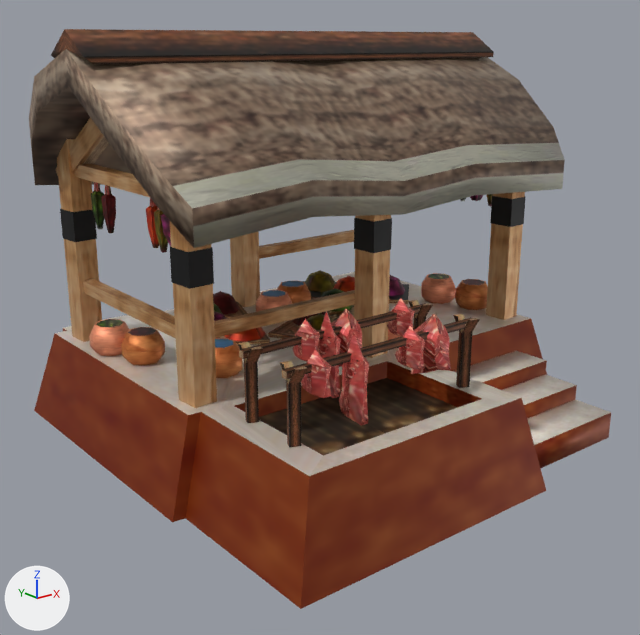
What one commit did to the COLLADA model art/meshes/structural/maya_protoclassic/farmstead_1.dae.
Both versions are drawn from a 50 mm lens placed at (-14.29, -17.99, 8.93), pointed at (-0.36, -0.57, 1.96). The lights are fixed; the arrows at lower left show +X, +Y and +Z. Where no turn or scale is listed for an object, it has been applied to the vertices.

The older version as bpy lines, for what is in view:
```python
me_cubo_363 = bpy.data.meshes.new('Cubo.363')
me_cubo_363.from_pydata(...)  # 1426 vertices, 2267 faces; spans x -7.12..5.72, y -7.48..6.22, z -1.28..8.83
me_cubo_363.materials.append(mat_texturas_mayas__finalizadas)  # picture img_maya_protoclassic_struct_png
ob_farm_1 = bpy.data.objects.new('farm_1', me_cubo_363)
ob_farm_1.location = (0.81, 0.53, 0.32)
```
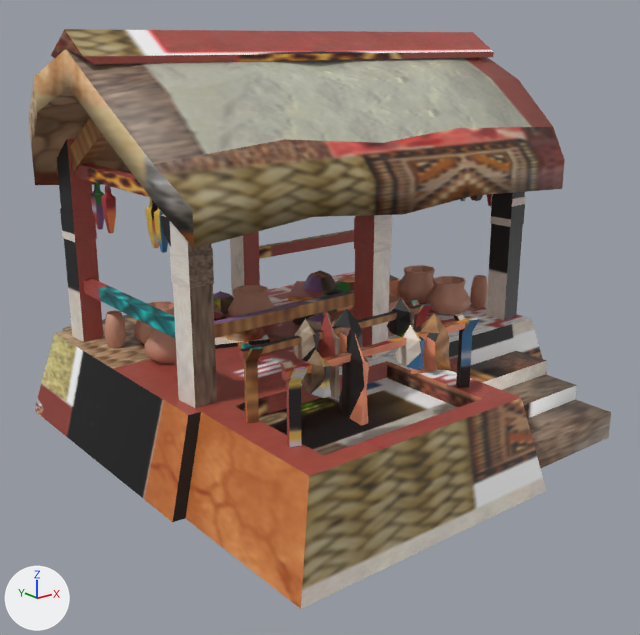
The change, as a list of edits to the scene's bpy script:
```text
Add mat_material_001_002:
    mat_material_001_002 = principled_material('Material_001.002')
    mat_material_001_002.texture = img_maya_protoclassic_struct_png
Change me_cubo_363:
    used by ob_farm_1; location = (0.81, 0.53, 0.32)
    remove me_cubo_363.from_pydata(...)  # 1426 vertices, 2267 faces; spans x -7.12..5.72, y -7.48..6.22, z -1.28..8.83
    remove me_cubo_363.materials.append(mat_texturas_mayas__finalizadas)  # picture img_maya_protoclassic_struct_png
    add me_cubo_363.from_pydata(...)  # 1538 vertices, 2478 faces; spans x -7.12..5.72, y -7.48..6.22, z -1.28..8.83
    me_cubo_363 part 1: a new loose piece of 57 vertices spanning x 2.79..4.08, y -1.93..-0.8, z 1.01..1.96, in mat_material_001_002 (picture img_maya_protoclassic_struct_png)
    me_cubo_363 part 2: a new loose piece of 57 vertices spanning x -0.04..1.25, y -2.18..-1.04, z 1.01..1.96, in mat_material_001_002 (picture img_maya_protoclassic_struct_png)
    me_cubo_363 part 3: a new loose piece of 57 vertices spanning x 3.02..4.31, y -0.47..0.67, z 1.01..1.96, in mat_material_001_002 (picture img_maya_protoclassic_struct_png)
    me_cubo_363 part 4: a new loose piece of 57 vertices spanning x -5.13..-3.86, y 0.97..2.11, z 1.01..1.96, in mat_material_001_002 (picture img_maya_protoclassic_struct_png)
    me_cubo_363 part 5: a new loose piece of 57 vertices spanning x -2.29..-1.03, y 0.83..1.96, z 1.01..1.96, in mat_material_001_002 (picture img_maya_protoclassic_struct_png)
    me_cubo_363 part 6: a new loose piece of 57 vertices spanning x -5.56..-4.29, y -0.44..0.69, z 1.01..1.96, in mat_material_001_002 (picture img_maya_protoclassic_struct_png)
    me_cubo_363 part 7: a new loose piece of 49 vertices spanning x 4.25..4.84, y -1.83..-1.29, z 0.99..1.91, in mat_material_001_002 (picture img_maya_protoclassic_struct_png)
    me_cubo_363 part 8: a new loose piece of 49 vertices spanning x -5.87..-5.28, y 1.61..2.16, z 0.99..1.91, in mat_material_001_002 (picture img_maya_protoclassic_struct_png)
    me_cubo_363 part 9: the loose piece of 41 vertices spanning x -0.49..0.58, y 1.2..2.22, z 1.0..1.76 is deleted
    me_cubo_363 part 10: the loose piece of 41 vertices spanning x -5.07..-4.0, y -2.01..-0.99, z 1.0..1.76 is deleted
    me_cubo_363 part 11: the loose piece of 41 vertices spanning x -0.32..0.74, y -2.92..-1.91, z 1.0..1.76 is deleted
    me_cubo_363 part 12
    123 vertices are removed from x -6.4..-0.47, y -0.11..2.09, z 1.0..1.76
    223 faces are deleted
    me_cubo_363 part 13
    82 vertices are removed from x 3.49..4.88, y -2.04..0.17, z 1.0..1.76
    150 faces are deleted
    me_cubo_363 part 14: 1678 kept faces spanning x -7.12..5.72, y -7.48..6.22, z -1.28..8.83 get new texture (UV) coordinates
    add me_cubo_363.materials.append(mat_material_001_002)  # picture img_maya_protoclassic_struct_png
```

Boxes [x1, y1, x2, y2] around the edits, measured in the pictures (640 x 635 px):
part 1 of me_cubo_363, added (brown)
    after: [426, 276, 470, 315]
part 2 of me_cubo_363, added
    after: [388, 294, 400, 337]
part 3 of me_cubo_363, added (brown)
    after: [398, 265, 435, 303]
part 4 of me_cubo_363, added (brown)
    after: [133, 302, 174, 344]
part 5 of me_cubo_363, added (brown)
    after: [228, 285, 273, 318]
part 6 of me_cubo_363, added (brown)
    after: [145, 326, 177, 364]
part 7 of me_cubo_363, added (brown)
    after: [470, 275, 488, 308]
part 8 of me_cubo_363, added (brown)
    after: [104, 311, 126, 348]
part 9 of me_cubo_363, deleted (brown)
    before: [277, 281, 311, 304]
part 10 of me_cubo_363, deleted (brown)
    before: [215, 338, 243, 378]
part 11 of me_cubo_363, deleted
    before: [388, 311, 400, 340]
part 12 of me_cubo_363, deleted (brown)
    before: [89, 290, 292, 365]
part 13 of me_cubo_363, deleted (brown)
    before: [421, 273, 488, 310]
part 14 of me_cubo_363, surface changed
    both: [29, 29, 611, 609]
